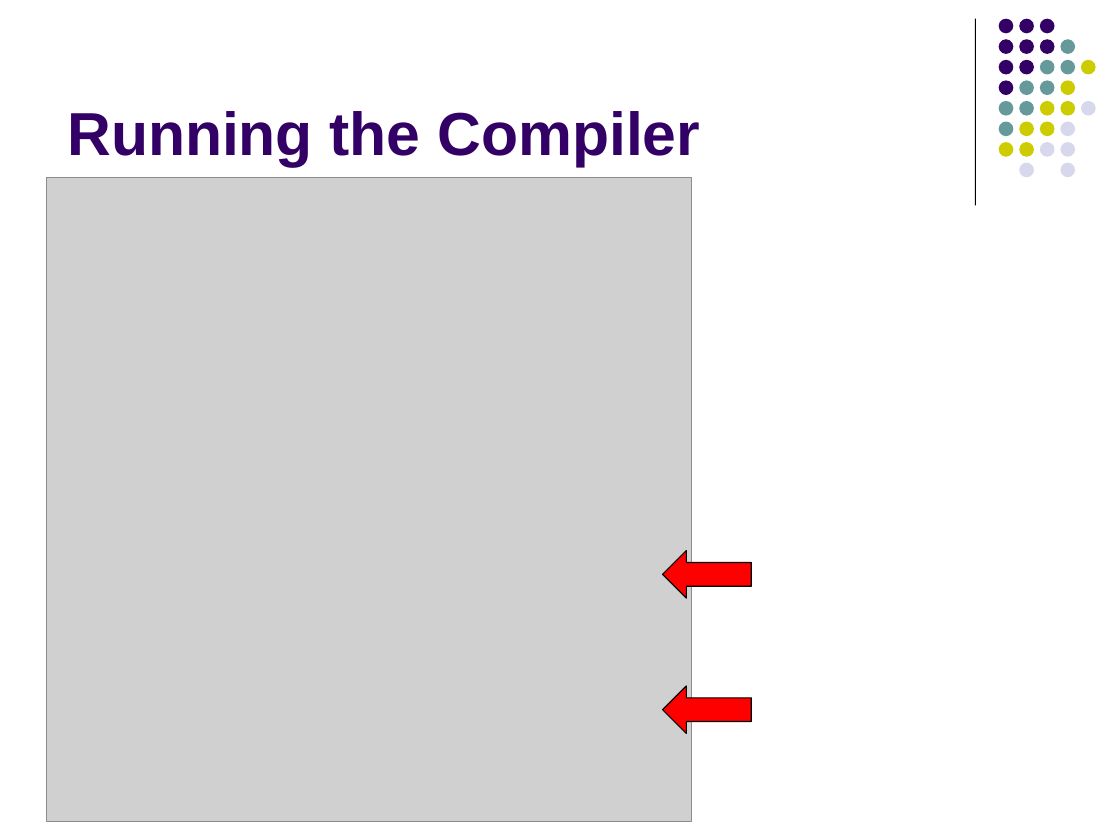
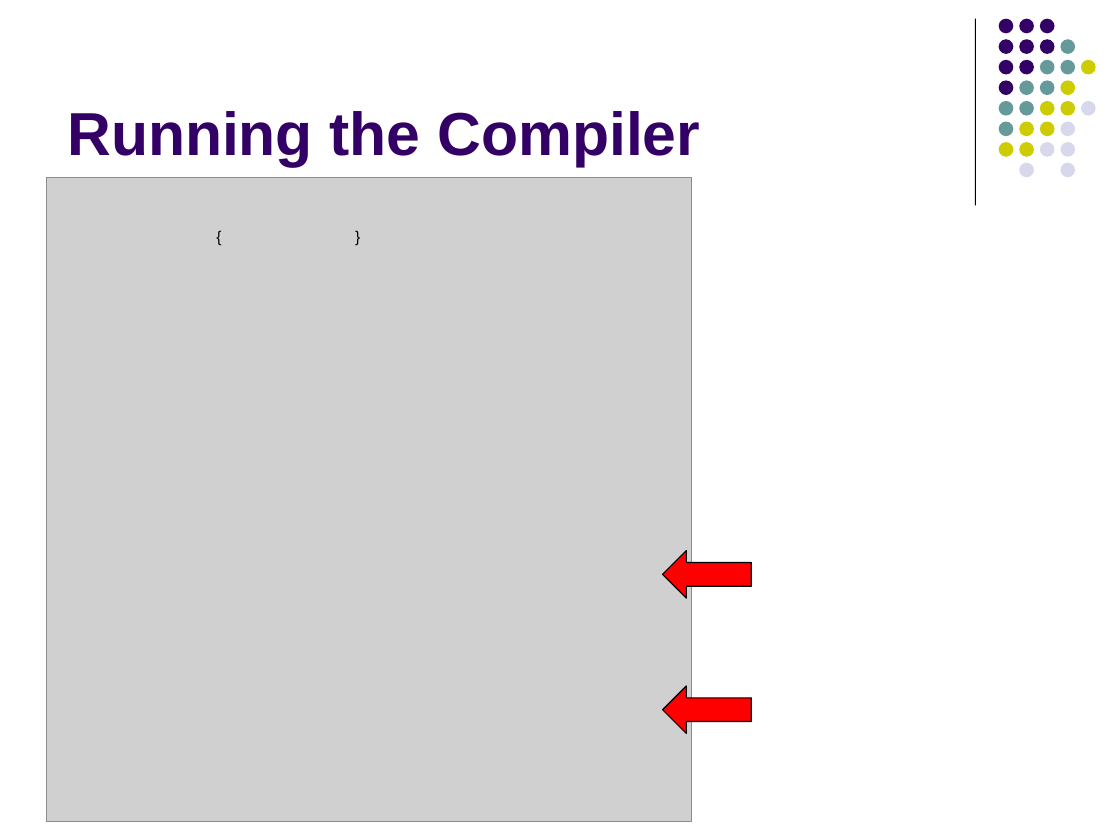
Before and after one commit to lutzhamel/CSC402, a slide deck: slide 22 of notes/csc402-ln007.pptx. Drawn at 1120x840 pixels with LibreOffice and Linux fonts; fonts in the diff are those of the drawing; grey boxes stand for pictures. Boxes give left, top, right and bottom in pixels: in the first picture for what was removed or moved away, otherwise in the second. Text is boxed around its words. In the diff, an @@ line names an element or a change of style, - is before the commit and + after.

```diff
--- a/notes/csc402-ln007.pptx
+++ b/notes/csc402-ln007.pptx
@@ text added at box(205, 222, 233, 252), 10 pt, text #000000 @@
+{
@@ text added at box(344, 222, 372, 252), 10 pt, text #000000 @@
+}
```
Also in this commit, not shown: 4 other slides changed, 1 other file.
